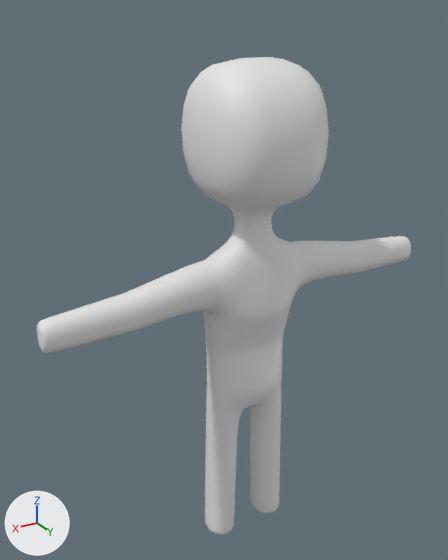
A saved change to the FBX model Assets/Models/catSwarmRig.fbx.
Before and after are seen from a 50 mm camera at (4.85, 7.43, 8.52) aimed at (0.17, -0.38, 4.61). Arrows for +X, +Y and +Z are at lower left; the lights stay in place.

Names of what the first picture shows: 'simple_boi'.
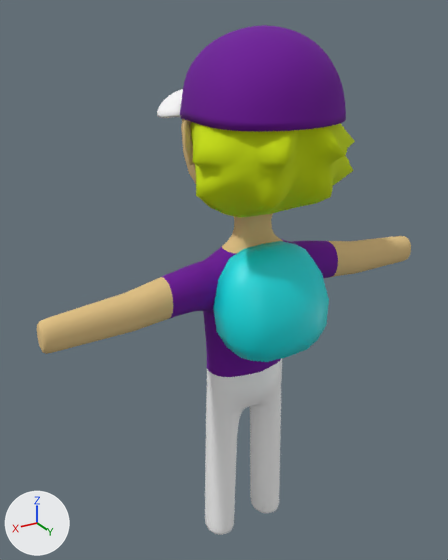
Diff of the bpy script that builds the scene:
```diff
--- a/Assets/Models/catSwarmRig.fbx.py
+++ b/Assets/Models/catSwarmRig.fbx.py
@@ me_cube @@
 me_cube.from_pydata(...)  # 2530 vertices, 2528 faces; spans x -3.27..3.27, y -0.8..1.09, z -7.06..0.92
+# me_cube part 1: all 368 faces centred in x -0.9..0.9, y -0.79..1.08, z -1.68..0.88 switch from mat_material (white #e7e7e7) to mat_skin (beige #e3c386)
+# me_cube part 2: all 304 faces centred in x -3.27..-1.56, y -0.1..0.42, z -2.6..-1.96 switch from mat_material (white #e7e7e7) to mat_skin (beige #e3c386)
+# me_cube part 3: all 304 faces centred in x 1.56..3.27, y -0.1..0.42, z -2.6..-1.96 switch from mat_material (white #e7e7e7) to mat_skin (beige #e3c386)
+# me_cube part 4: all 792 faces centred in x -1.41..1.41, y -0.37..0.58, z -3.73..-1.73 switch from mat_material (white #e7e7e7) to mat_hat (purple #6d0099)
+# me_cube part 5: all 760 faces centred in x -0.73..0.73, y -0.32..0.47, z -7.06..-3.83 switch from mat_material (white #e7e7e7) to mat_hatbill (white #ffffff)
@@ ob_backpack @@
+ob_backpack = bpy.data.objects.new('backpack', me_cube_004)  # 66 vertices, 64 faces; spans x -0.87..0.87, y -1.0..-0.13, z -0.83..0.83; in mat_backpack (its picture is missing)
+ob_backpack.location = (0.0, 1.41, 4.64)
@@ ob_hair @@
+ob_hair = bpy.data.objects.new('hair', me_cube_002)  # 456 vertices, 454 faces; spans x -1.31..1.31, y -1.0..1.37, z -1.83..0.28; in mat_hair (yellow #d2e700)
+ob_hair.location = (0.0, 0.15, 7.76)
@@ ob_hat @@
+ob_hat = bpy.data.objects.new('hat', me_sphere)  # 1312 vertices, 1310 faces; spans x -1.04..1.04, y -2.03..1.05, z -0.14..1.15; in mat_hat (purple #6d0099), mat_hatbill (white #ffffff)
+ob_hat.location = (0.0, 0.35, 7.23)
@@ ob_ears @@
+ob_ears = bpy.data.objects.new('ears', me_cube_003)  # 228 vertices, 224 faces; spans x -1.1..1.1, y -0.23..0.03, z -0.32..0.3; in mat_skin (beige #e3c386)
+ob_ears.location = (0.0, 0.14, 6.93)
```

Where the change shows, as pixel boxes (x1, y1, x2, y2) in the pictures (448 x 560 px):
'hat', added (purple): after (157, 25, 346, 132)
    faces in mat_hat (purple #6d0099): (180, 25, 346, 132)
    faces in mat_hatbill (white #ffffff): (157, 89, 183, 118)
'hair', added (yellow): after (190, 122, 355, 217)
'backpack', added: after (213, 241, 329, 362)
'ears', added: after (183, 120, 193, 165)
part 1 of me_cube, recoloured (white to yellow): before (181, 57, 329, 254); after (181, 119, 283, 253)
part 2 of me_cube, recoloured: (329, 236, 411, 277) in both
part 3 of me_cube, recoloured: (37, 277, 173, 354) in both
part 4 of me_cube, recoloured (white to purple): (162, 239, 338, 377) in both
part 5 of me_cube, recoloured: (205, 358, 282, 535) in both
